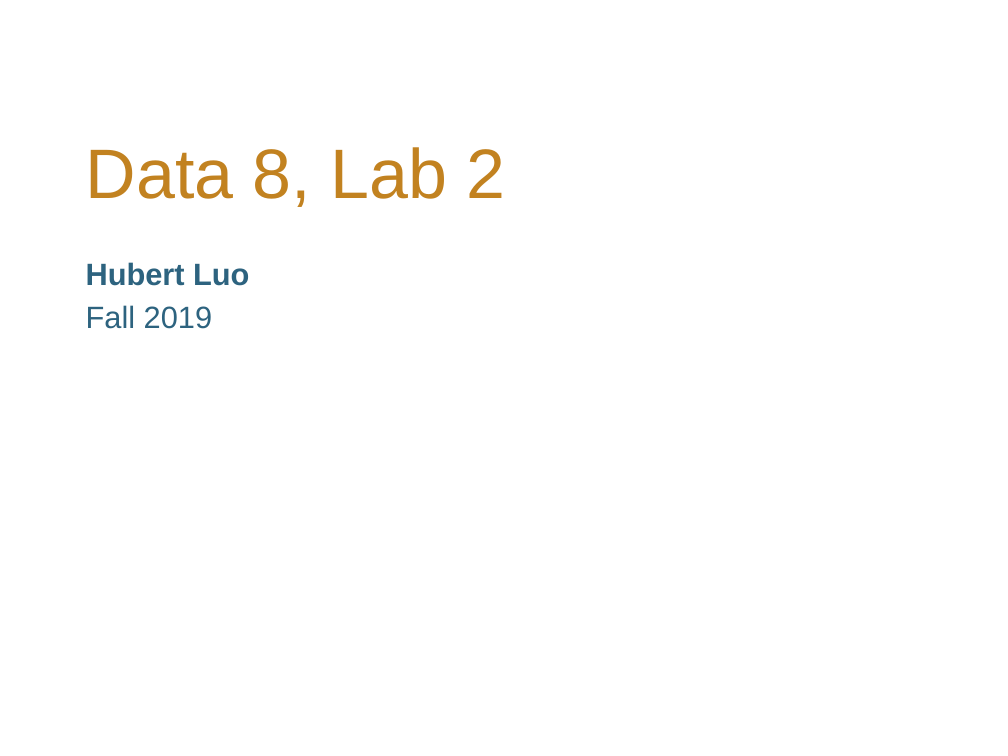
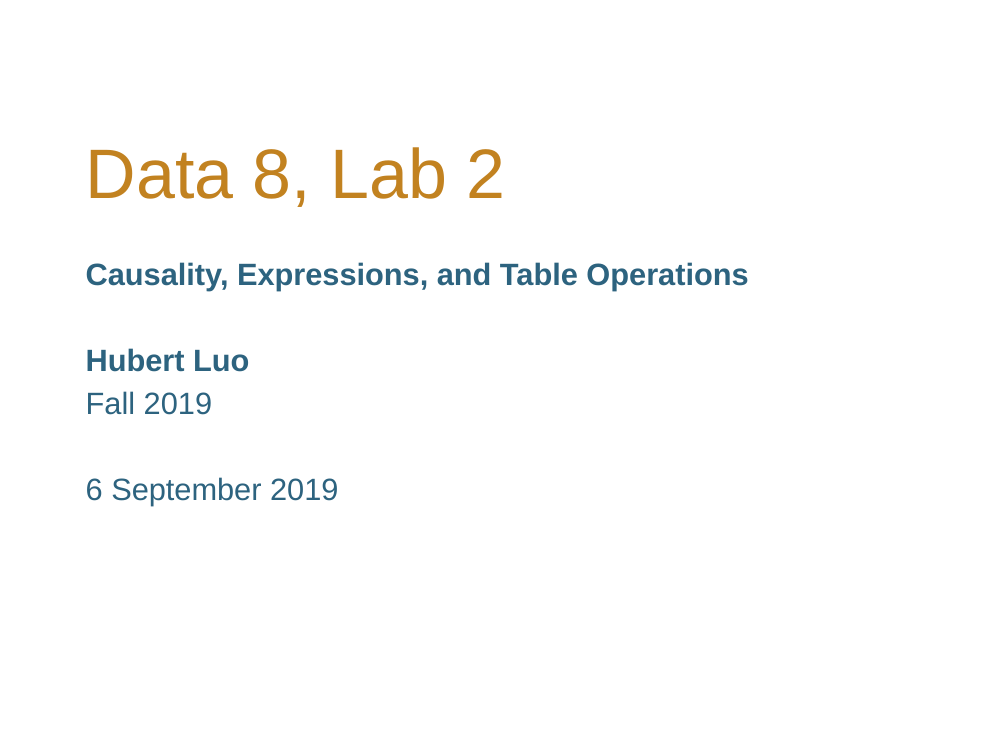
Before and after one commit to hLuo27/teaching, a slide deck: slide 1 of data8/slides/lab2.pptx. Drawn at 1008x756 pixels with LibreOffice and Linux fonts; fonts in the diff are those of the drawing; background and template pictures are left out. Boxes give left, top, right and bottom in pixels: in the first picture for what was removed or moved away, otherwise in the second. Text is boxed around its words. In the diff, an @@ line names an element or a change of style, - is before the commit and + after.

```diff
--- a/data8/slides/lab2.pptx
+++ b/data8/slides/lab2.pptx
@@ subtitle at (x1=86, y1=262, x2=748, y2=290): paragraph added @@
+Causality, Expressions, and Table Operations
@@ subtitle at (x1=86, y1=477, x2=338, y2=506): paragraph added @@
+6 September 2019
```
Also in this commit, not shown: 3 other slides changed, 10 slides added, 1 slide removed, 9 other files.
